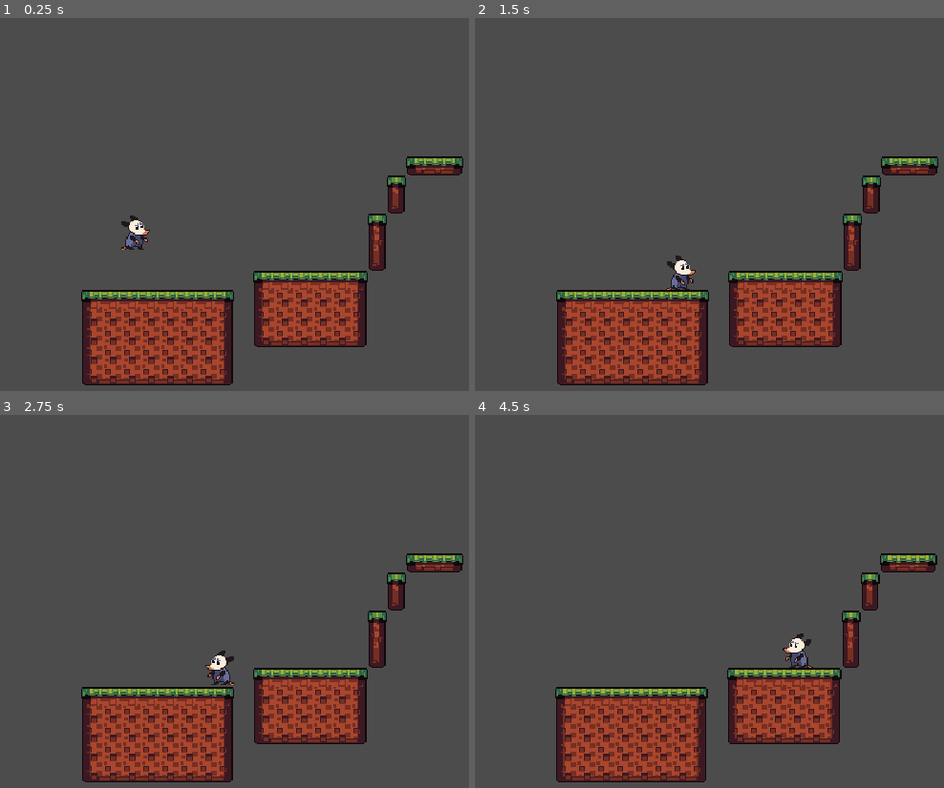
Above: before the commit, frames 1-4 (two rows, left to right).
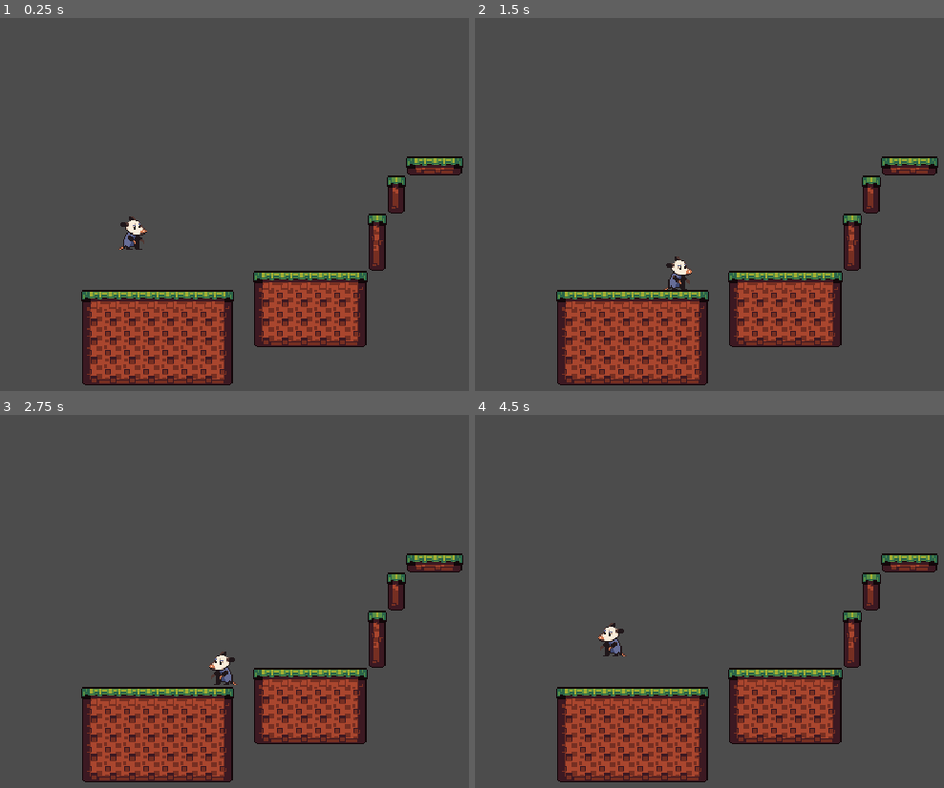
Above: after the commit, the same moments.

Repository: andhedrew/Didelphis
Game: Godot game, scene res://World.tscn
Same seed, same stepped clock (60 frames per second), same inputs: the game is played once before the commit and once after it.
Inputs:
- Up to frame 1 (0.25 s): no input
- Up to frame 2 (1.5 s): hold D (right) from 0.53 s (still down); tap Z (jump) at 0.77 s
- Up to frame 3 (2.75 s): tap Z (jump) at 1.52 s; release D (right) at 2.03 s; hold A (left) from 2.03 s (still down)
- Up to frame 4 (4.5 s): release A (left) at 2.78 s; hold D (right) 2.78-4.28 s; tap Z (jump) at 3.02, 3.77 s; tap Escape (esc, bound only after the commit) at 4.15 s; hold A (left) from 4.28 s (still down)

The runs differ from the first frame. In frame 1, 0.2% of the frame differs, in the area x 25-32%, y 52-63%; in frame 2, 0.3%; in frame 3, 0.3%; in frame 4, 4.5%, in the area x 17-99%, y 37-99%.

Commit message:
Hitboxes Hurtboxes working just fine

Diff:
--- a/player.gd
+++ b/Actors/player.gd
@@ -136,3 +136,9 @@
 		velocity.x = move_toward(velocity.x, max_move_speed * amount, acceleration)
 	else:
 		velocity.x = move_toward(velocity.x, max_move_speed * amount, acceleration_in_air)
+
+
+func _on_Hurtbox_area_entered(hitbox):
+	if hitbox is HitBox:
+		health -= hitbox.damage
+		print_debug(health)
--- /dev/null
+++ b/Hitboxes/Hitbox.gd
@@ -0,0 +1,7 @@
+extends Area2D
+class_name HitBox
+
+export(int) var damage
+
+func _ready():
+	pass
--- /dev/null
+++ b/Hitboxes/Hitbox.tscn
@@ -0,0 +1,9 @@
+[gd_scene load_steps=2 format=2]
+
+[ext_resource path="res://Hitboxes/Hitbox.gd" type="Script" id=1]
+
+[node name="Hitbox" type="Area2D"]
+script = ExtResource( 1 )
+
+[node name="CollisionShape2D" type="CollisionShape2D" parent="."]
+modulate = Color( 1, 0, 0, 1 )
--- /dev/null
+++ b/Hitboxes/Hurtbox.gd
@@ -0,0 +1,2 @@
+extends Area2D
+class_name HurtBox
--- /dev/null
+++ b/Hitboxes/Hurtbox.tscn
@@ -0,0 +1,9 @@
+[gd_scene load_steps=2 format=2]
+
+[ext_resource path="res://Hitboxes/Hurtbox.gd" type="Script" id=1]
+
+[node name="Hurtbox" type="Area2D"]
+script = ExtResource( 1 )
+
+[node name="CollisionShape2D" type="CollisionShape2D" parent="."]
+modulate = Color( 0.317647, 1, 0.0235294, 1 )
--- /dev/null
+++ b/World.gd
@@ -0,0 +1,9 @@
+extends Node
+
+
+func _ready():
+	pass
+
+func _process(delta):
+	if Input.is_action_just_pressed("esc"):
+		get_tree().reload_current_scene()
--- a/World.tscn
+++ b/World.tscn
@@ -1,8 +1,10 @@
-[gd_scene load_steps=7 format=2]
+[gd_scene load_steps=10 format=2]
 
 [ext_resource path="res://Sprites/TempCharacterSprite.png" type="Texture" id=1]
-[ext_resource path="res://player.gd" type="Script" id=2]
+[ext_resource path="res://Actors/player.gd" type="Script" id=2]
 [ext_resource path="res://Tileset.tres" type="TileSet" id=3]
+[ext_resource path="res://World.gd" type="Script" id=4]
+[ext_resource path="res://Hitboxes/Hurtbox.tscn" type="PackedScene" id=5]
 
 [sub_resource type="RectangleShape2D" id=1]
 extents = Vector2( 6, 12.25 )
@@ -19,7 +21,11 @@
 "speed": 5.0
 } ]
 
+[sub_resource type="RectangleShape2D" id=4]
+extents = Vector2( 7.5, 12.5 )
+
 [node name="World" type="Node"]
+script = ExtResource( 4 )
 
 [node name="Player" type="KinematicBody2D" parent="."]
 position = Vector2( 222, -112 )
@@ -48,8 +54,21 @@
 wait_time = 0.15
 one_shot = true
 
+[node name="Hurtbox" parent="Player" instance=ExtResource( 5 )]
+collision_layer = 2
+collision_mask = 4
+monitorable = false
+
+[node name="CollisionShape2D" parent="Player/Hurtbox" index="0"]
+position = Vector2( -0.5, -12.5 )
+shape = SubResource( 4 )
+
 [node name="FrontTilemap" type="TileMap" parent="."]
 tile_set = ExtResource( 3 )
 cell_size = Vector2( 16, 16 )
 format = 1
 tile_data = PoolIntArray( -720868, 3, 131077, -720867, 3, 131078, -720866, 3, 131079, -655333, 3, 131076, -589797, 3, 2 …(1299 unchanged characters)…
+
+[connection signal="area_entered" from="Player/Hurtbox" to="Player" method="_on_Hurtbox_area_entered"]
+
+[editable path="Player/Hurtbox"]
--- a/project.godot
+++ b/project.godot
@@ -12,10 +12,22 @@
 "base": "KinematicBody2D",
 "class": "Actor",
 "language": "GDScript",
-"path": "res://actor.gd"
+"path": "res://Actors/actor.gd"
+}, {
+"base": "Area2D",
+"class": "HitBox",
+"language": "GDScript",
+"path": "res://Hitboxes/Hitbox.gd"
+}, {
+"base": "Area2D",
+"class": "HurtBox",
+"language": "GDScript",
+"path": "res://Hitboxes/Hurtbox.gd"
 } ]
 _global_script_class_icons={
-"Actor": ""
+"Actor": "",
+"HitBox": "",
+"HurtBox": ""
 }
 
 [application]
@@ -27,6 +39,10 @@
 [autoload]
 
 CenterWindow="*res://Autoloads/center_window.gd"
+
+[debug]
+
+shapes/collision/shape_color=Color( 1, 1, 1, 0.419608 )
 
 [display]
 
@@ -101,6 +117,21 @@
 "events": [ Object(InputEventKey,"resource_local_to_scene":false,"resource_name":"","device":0,"alt":false,"shift":false,"control":false,"meta":false,"command":false,"pressed":false,"scancode":90,"physical_scancode":0,"unicode":0,"echo":false,"script":null)
  ]
 }
+esc={
+"deadzone": 0.5,
+"events": [ Object(InputEventKey,"resource_local_to_scene":false,"resource_name":"","device":0,"alt":false,"shift":false,"control":false,"meta":false,"command":false,"pressed":false,"scancode":16777217,"physical_scancode":0,"unicode":0,"echo":false,"script":null)
+ ]
+}
+
+[layer_names]
+
+2d_physics/layer_1="World"
+2d_physics/layer_2="Player"
+2d_physics/layer_3="Enemies"
+2d_physics/layer_4="PlayerProjectiles"
+2d_physics/layer_5="EnemyProjectiles"
+2d_physics/layer_6="Pickups"
+2d_physics/layer_7="Triggers"
 
 [physics]
 
Renamed: actor.gd -> Actors/actor.gd
Binary file changed: Sprites/TempCharacterSprite.png
